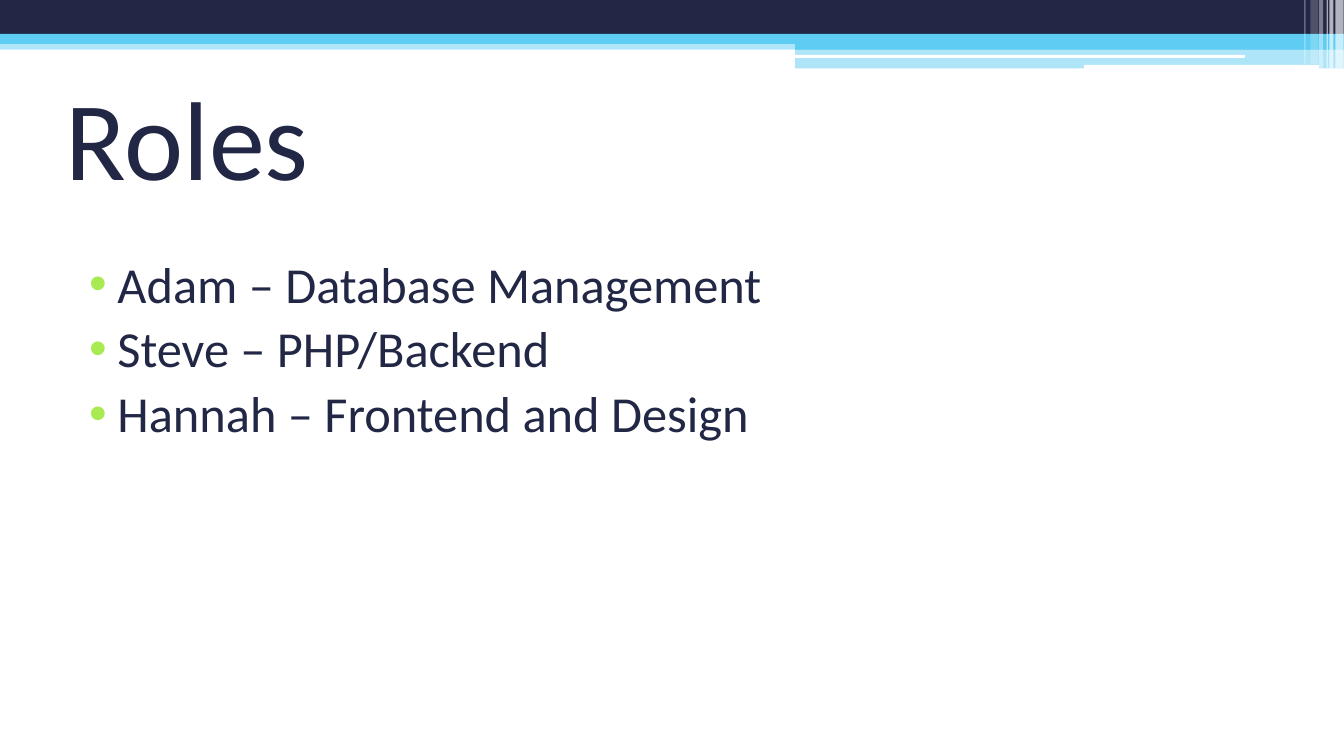
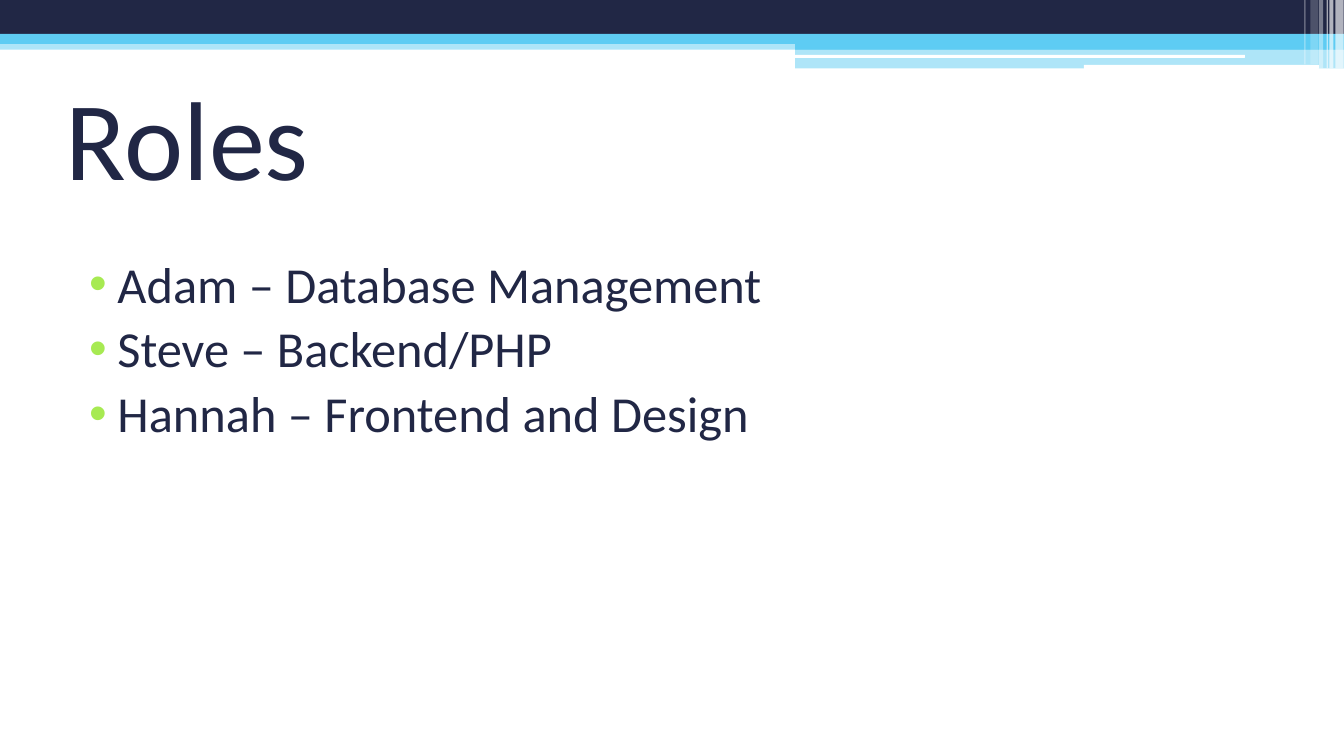
Before and after one commit to sylve0n/CIS260-PowerPoint, a slide deck: slide 2 of PC Repair Clinic Inventory System.pptx (slide 7 before the commit). Drawn at 1344x756 pixels with LibreOffice and Linux fonts; fonts in the diff are those of the drawing. Boxes give left, top, right and bottom in pixels: in the first picture for what was removed or moved away, otherwise in the second. Text is boxed around its words. In the diff, an @@ line names an element or a change of style, - is before the commit and + after.

```diff
--- a/PC Repair Clinic Inventory System.pptx
+++ b/PC Repair Clinic Inventory System.pptx
@@ text at (x1=117, y1=332, x2=552, y2=369): text changed @@
-• Steve – PHP/Backend
+• Steve – Backend/PHP
```
Also in this commit, not shown: 1 other slide changed.
